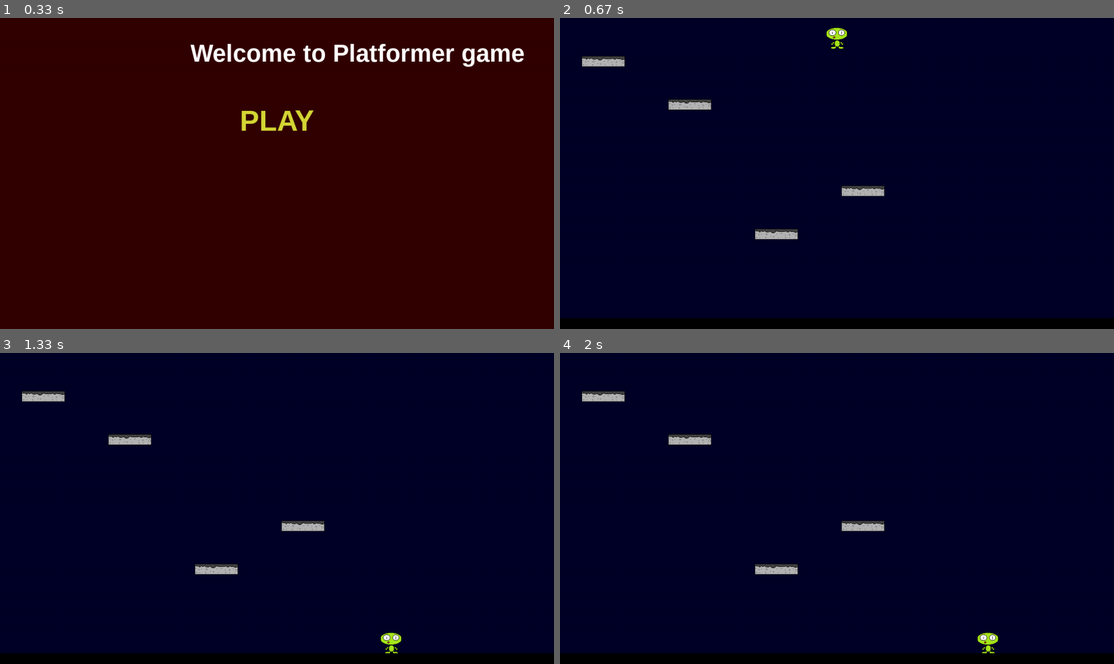
Above: before the commit, frames 1-4 (two rows, left to right).
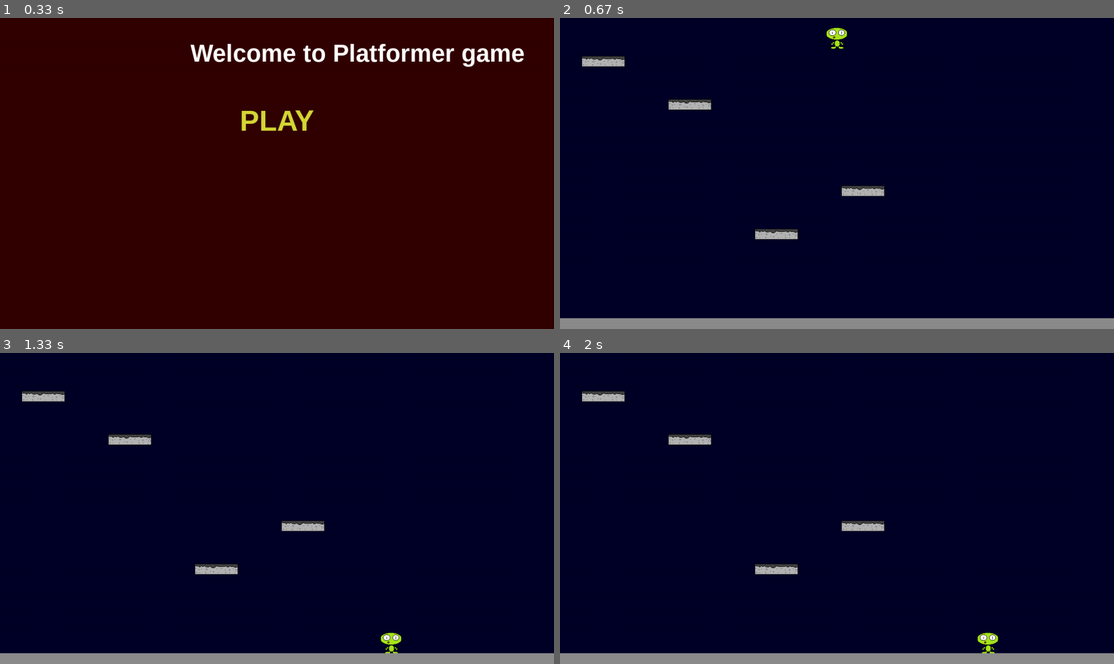
Above: after the commit, the same moments.

Repository: lapatinn/ot-harjoitustyo
Game: pygame game, started from src/main.py
Same seed, same stepped clock (60 frames per second), same inputs: the game is played once before the commit and once after it.
Inputs (mouse positions are in pixels of both pictures, inside the frame that each line leads up to):
- Up to frame 1 (0.33 s): no input
- Up to frame 2 (0.67 s): click "PLAY" at 0.38 s
- Up to frame 3 (1.33 s): hold D 0.67-1.13 s; move the mouse to (254, 520) at 0.7 s; hold D from 1.17 s (still down)
- Up to frame 4 (2 s): release D at 1.63 s; hold A from 1.67 s (still down)

Frame 1 is identical in both runs. In frame 2, 3.6% of the frame differs, in the area x 0-100%, y 96-100%; in frame 3, 3.6%; in frame 4, 3.6%.

Commit message:
Modify floor color

Diff:
--- a/src/sprites/platforms.py
+++ b/src/sprites/platforms.py
@@ -9,7 +9,7 @@
     def __init__(self):
         super().__init__()
         self.surface = pygame.Surface((SCREEN_WIDTH, 50))
-        self.surface.fill((0, 0, 0))
+        self.surface.fill((140, 140, 140))
         self.rect = self.surface.get_rect(
             center=(SCREEN_WIDTH//2, SCREEN_HEIGHT))
 
